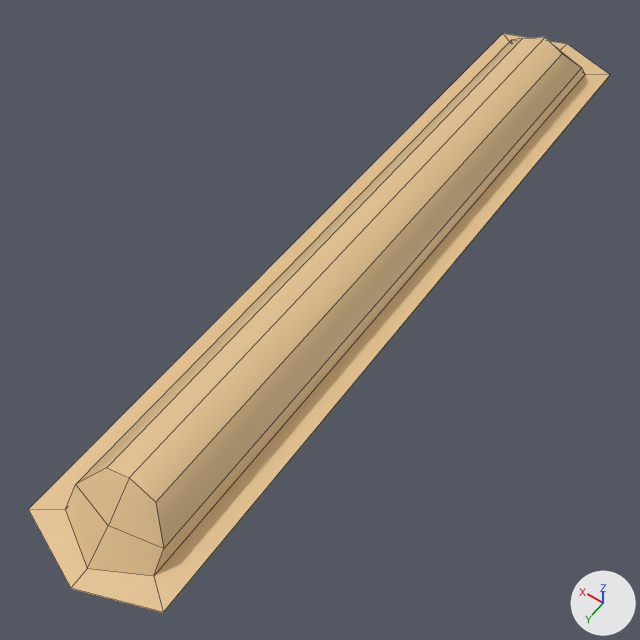
Two versions of the FBX model Assets/Art/Environment Assets/Geometry/Patio/dirtbed.fbx, one commit apart.
The view is the same before and after, from a camera (50 mm lens) standing at (-0.091, 0.157, 0.196) and looking at (0.002, 0.026, -0.01). The axes (+X, +Y, +Z) are drawn at lower right. The lights are the same throughout. Mesh edges are drawn as thin lines. Where no turn or scale is listed for an object, it has been applied to the vertices.

In view in the first picture: 'dirtbed'.
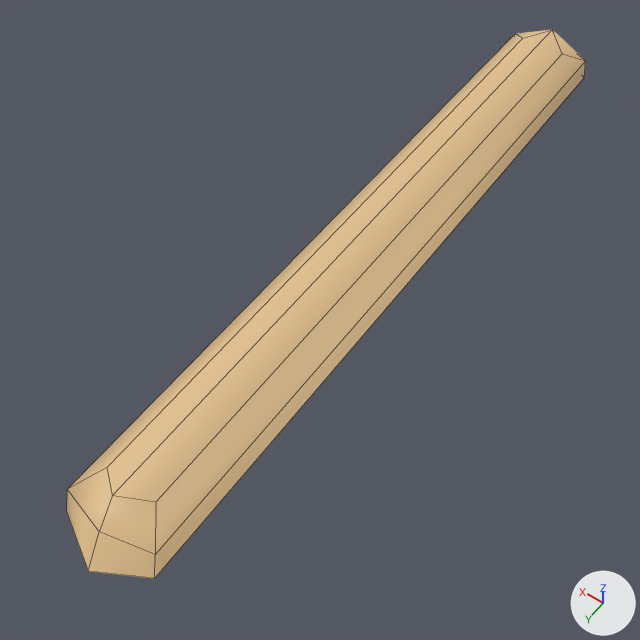
Where the change shows, as pixel boxes (x1, y1, x2, y2) in the pictures (640 x 640 px; the box of a moved part takes in the faces that stretch with it):
```json
{"object": "dirtbed", "change": "reshaped", "before": [28, 33, 610, 612], "after": [67, 30, 586, 578], "on screen": "11% narrower"}
{"part": 1, "of": "me_mesh", "change": "moved or reshaped", "before": [28, 33, 610, 612], "after": [67, 30, 586, 578]}
```

The change, as JSON lines over the scene's bpy script:
```json
{"block": "me_mesh", "where": "# used by ob_dirtbed; location = (0.0001, 0.0, 0.0049)"}
{"op": "remove", "block": "me_mesh", "code": "me_mesh.from_pydata(...)  # 24 vertices, 20 faces; spans x -0.022..0.022, y -0.128..0.128, z -0.006..0.01"}
{"op": "add", "block": "me_mesh", "code": "me_mesh.from_pydata(...)  # 18 vertices, 14 faces; spans x -0.014..0.014, y -0.122..0.122, z -0.007..0.01"}
{"block": "me_mesh", "change": "me_mesh part 1"}
{"block": "me_mesh", "change": "20 vertices are removed from x -0.022..0.022, y -0.128..0.128, z -0.006..0.01"}
{"block": "me_mesh", "change": "20 faces are deleted"}
{"block": "me_mesh", "change": "14 vertices are added at x -0.014..0.014, y -0.122..0.122, z -0.007..0.01"}
{"block": "me_mesh", "change": "14 new faces join them"}
{"block": "me_mesh", "change": "me_mesh part 2: the surface is now shaded smooth"}
```
